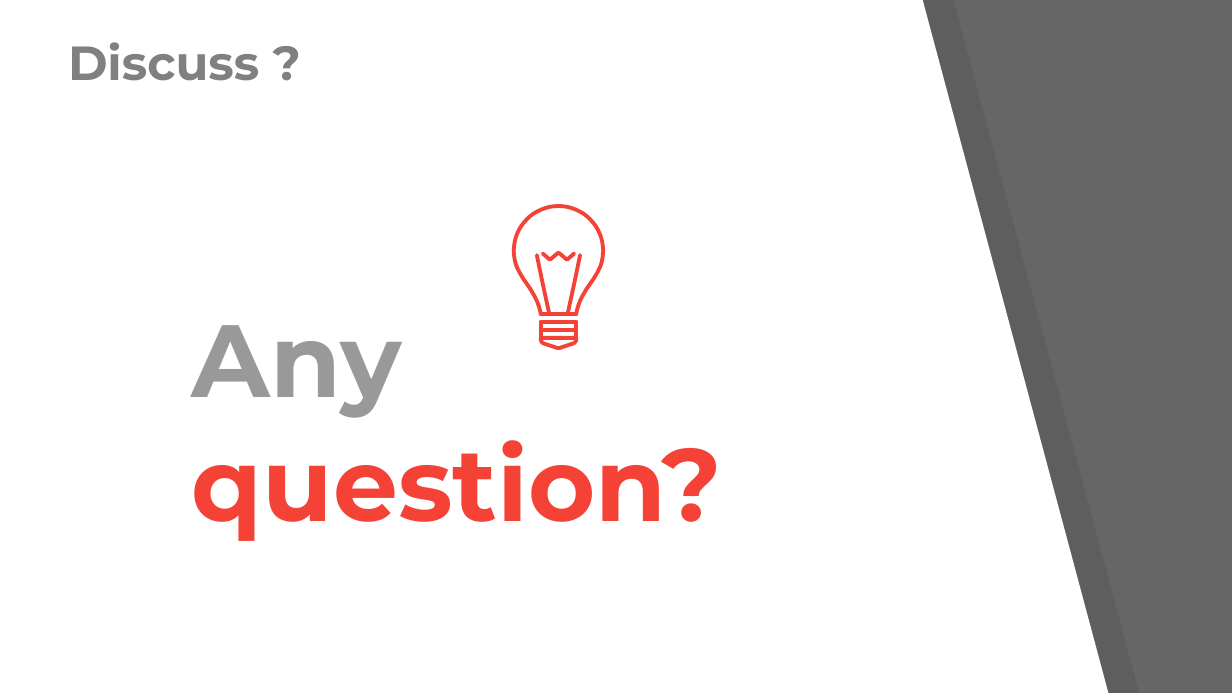
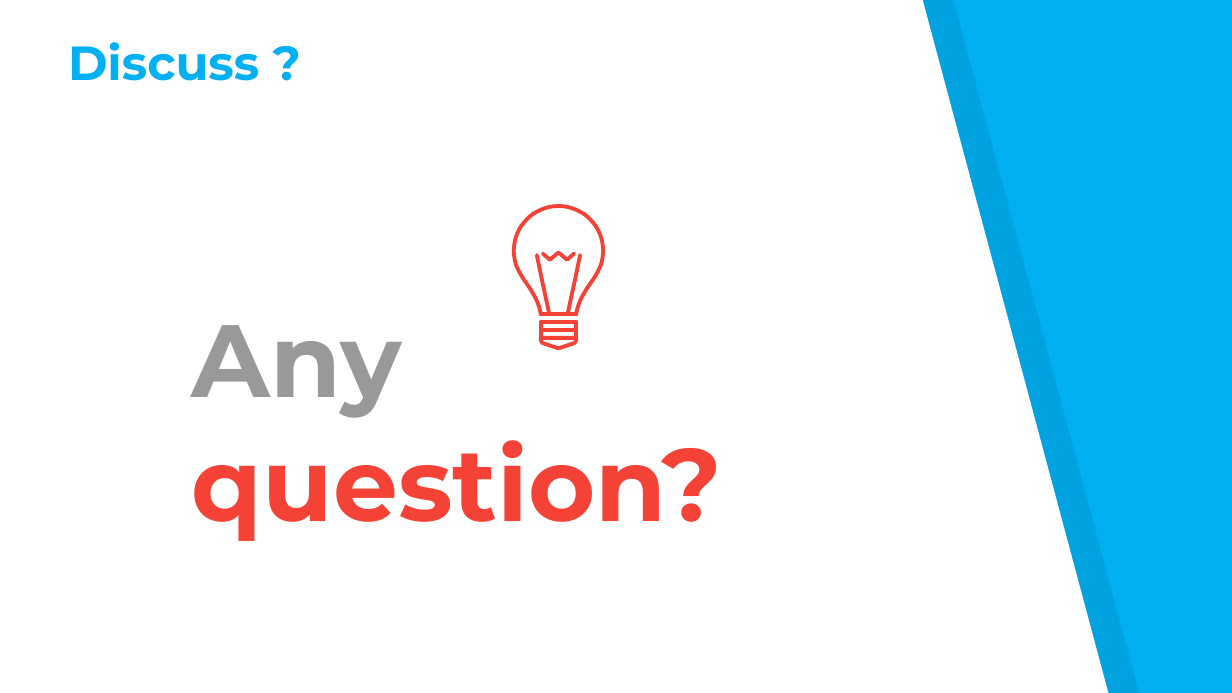
Before and after one commit to sikyurabmt/Entity-Framework, a slide deck: slide 16 of DOCUMENT/Group7-Slide.pptx (slide 15 before the commit). Drawn at 1232x693 pixels with LibreOffice and Linux fonts; fonts in the diff are those of the drawing. Boxes give left, top, right and bottom in pixels: in the first picture for what was removed or moved away, otherwise in the second. Text is boxed around its words. In the diff, an @@ line names an element or a change of style, - is before the commit and + after.

```diff
--- a/DOCUMENT/Group7-Slide.pptx
+++ b/DOCUMENT/Group7-Slide.pptx
@@ background #666666 to #00B0F0 @@
@@ title "Discuss ?" at (x1=68, y1=42, x2=259, y2=81): text colour #808080 to #00B0F0 @@
```
Also in this commit, not shown: 14 other slides changed, 1 slide added.
